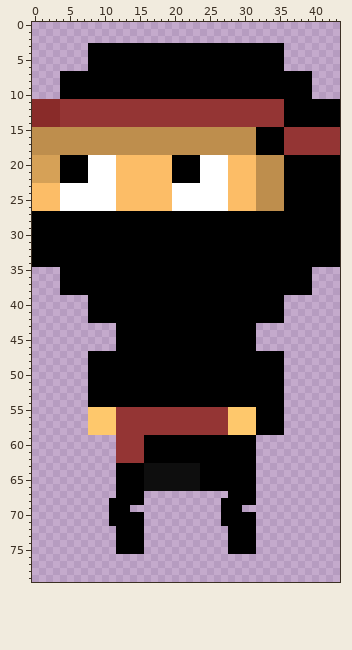
One commit to this sprite sheet: bin/NinjaCrouchLeft.png. The picture above was drawn from the file before the commit.
The file is 44x80 pixels. Colours within 5 levels of each other are drawn and written as one.
And afterwards:
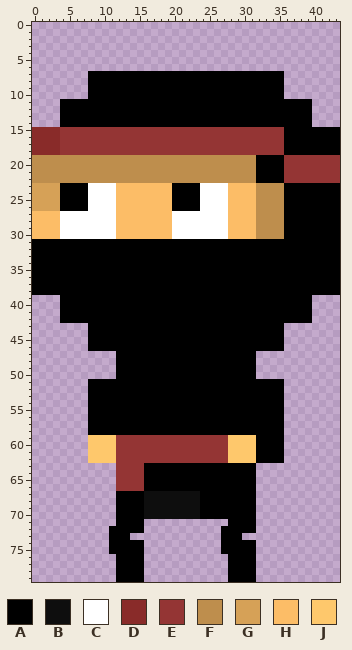
Palette (. is transparent): A #000000  B #0e0e0e  C #ffffff  D #892b29  E #943534  F #be8e4d  G #d6a157  H #fcbd67  J #fec86c
The edit:
y 3..6: x 8..35 AAAAAAAAAAAAAAAAAAAAAAAAAAAA -> ............................
y 7..10: x 4..7 AAAA -> ....; x 36..39 AAAA -> ....
y 11..14: x 0..35 DDDDEEEEEEEEEEEEEEEEEEEEEEEEEEEEEEEE -> ....AAAAAAAAAAAAAAAAAAAAAAAAAAAAAAAA; x 40..43 AAAA -> ....
y 15..18: x 0..43 FFFFFFFFFFFFFFFFFFFFFFFFFFFFFFFFAAAAEEEEEEEE -> DDDDEEEEEEEEEEEEEEEEEEEEEEEEEEEEEEEEAAAAAAAA
y 19..22: x 0..43 GGGGAAAACCCCHHHHHHHHAAAACCCCHHHHFFFFAAAAAAAA -> FFFFFFFFFFFFFFFFFFFFFFFFFFFFFFFFAAAAEEEEEEEE
y 23..26: x 0..7 HHHHCCCC -> GGGGAAAA; x 20..23 CCCC -> AAAA
y 27..30: x 0..35 AAAAAAAAAAAAAAAAAAAAAAAAAAAAAAAAAAAA -> HHHHCCCCCCCCHHHHHHHHCCCCCCCCHHHHFFFF
y 35..38: x 0..3 .... -> AAAA; x 40..43 .... -> AAAA
y 39..42: x 4..7 .... -> AAAA; x 36..39 .... -> AAAA
y 43..46: x 8..11 .... -> AAAA; x 32..35 .... -> AAAA
y 47..50: x 8..11 AAAA -> ....; x 32..35 AAAA -> ....
y 55..58: x 8..31 JJJJEEEEEEEEEEEEEEEEJJJJ -> AAAAAAAAAAAAAAAAAAAAAAAA
y 59..62: x 8..11 .... -> JJJJ; x 16..35 AAAAAAAAAAAAAAAA.... -> EEEEEEEEEEEEJJJJAAAA
y 63..66: x 12..23 AAAABBBBBBBB -> EEEEAAAAAAAA
y 67: x 16..27 ............ -> BBBBBBBBAAAA
y 68: x 11 A -> .; x 16..26 ........... -> BBBBBBBBAAA
y 69: x 11 A -> .; x 14..26 ............. -> AABBBBBBBBAAA; x 30..31 .. -> AA
y 70: x 11 A -> .; x 16..26 ........... -> BBBBBBBBAAA
y 71: x 11 A -> .; x 27 A -> .
y 72: x 11 . -> A; x 27 . -> A
y 73: x 11 . -> A; x 14..15 AA -> ..; x 27 . -> A; x 30..31 AA -> ..
y 74..75: x 11 . -> A; x 27 . -> A
y 76..79: x 12..15 .... -> AAAA; x 28..31 .... -> AAAA
Where, in picture pixels (left, top, right, bottom), the same in both pictures:
changed: (32, 43, 340, 379)
changed: (88, 407, 284, 582)
